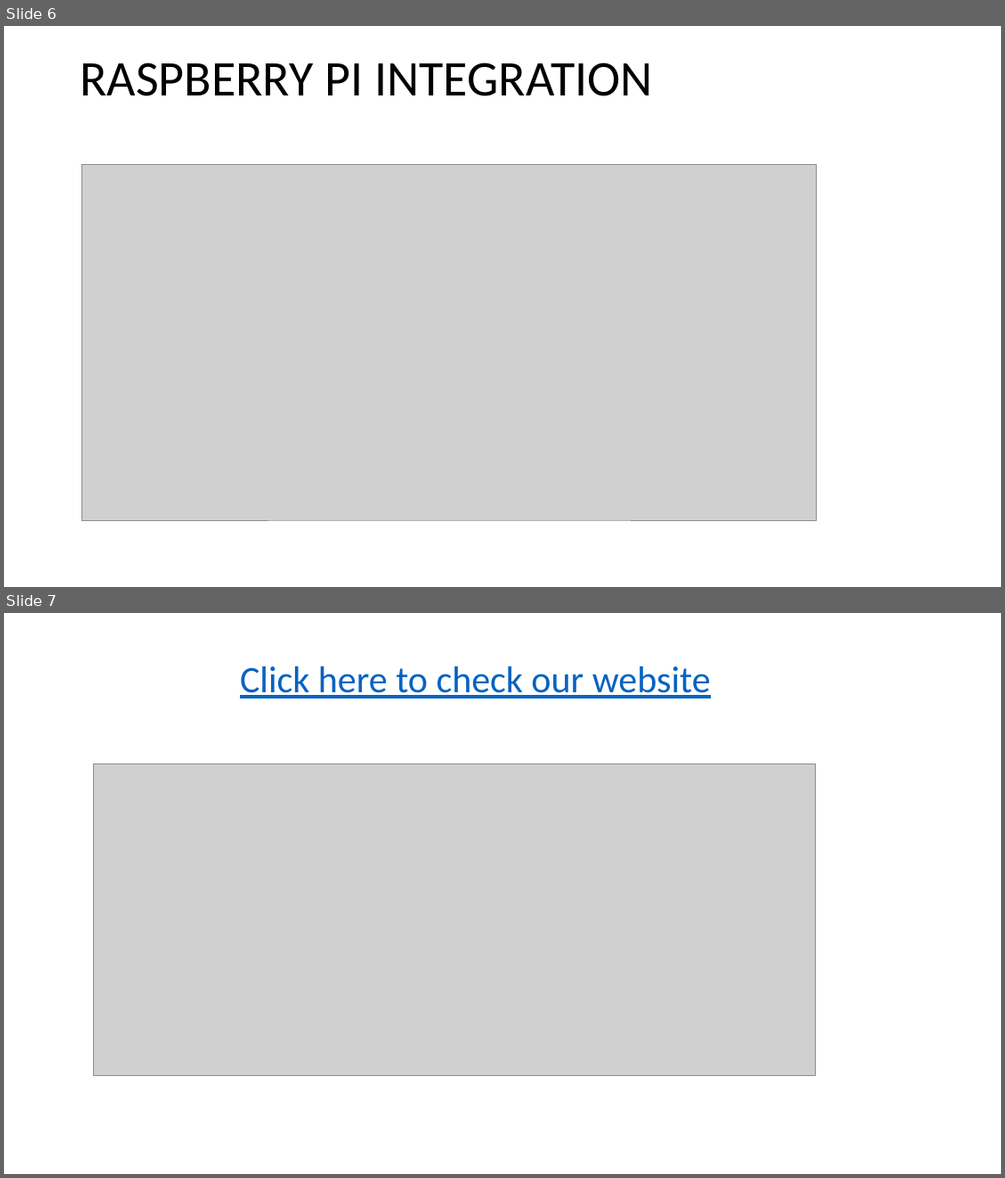
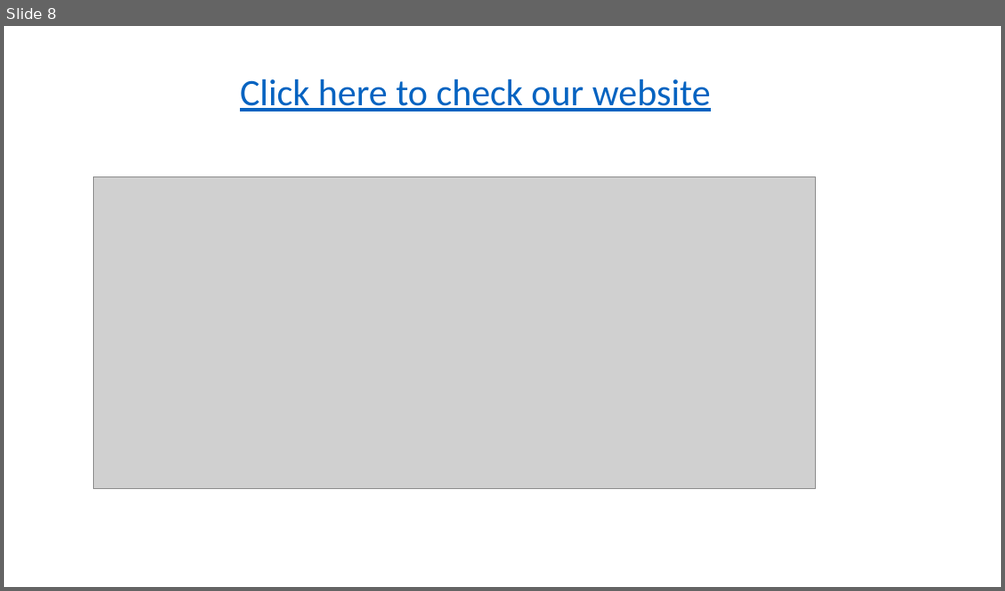
Before and after one commit to Mahesh-D2004/Traffic-management, a slide deck: Traffic management phase 4.pptx. Shown one above the other, each under a label of ours: slides 6 and 7 before the commit, slide 8 after it. The pictures are 1005x1178 and 1005x591 pixels, drawn with LibreOffice and Linux fonts; fonts in the diff are those of the drawing; grey boxes stand for pictures. Boxes give left, top, right and bottom in pixels: in the first picture for what was removed or moved away, otherwise in the second. Text is boxed around its words. In the diff, an @@ line names an element or a change of style, - is before the commit and + after.

```diff
--- a/Traffic management phase 4.pptx
+++ b/Traffic management phase 4.pptx
@@ slide 6 removed at (4,26,1001,587), background #FFFFFF @@
@@ title removed at (80,62,652,96) @@
-RASPBERRY PI INTEGRATION
@@ picture removed at (81,164,816,520) @@
@@ what was slide 7 is now slide 8 @@
```
Also in this commit, not shown: 1 slide changed, 5 slides added, 3 other slides removed.
